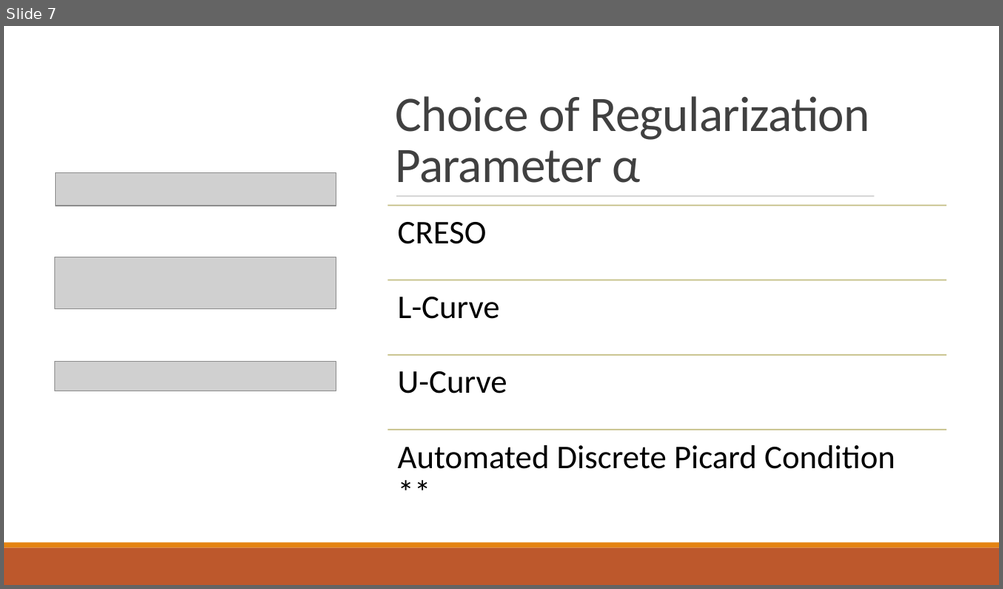
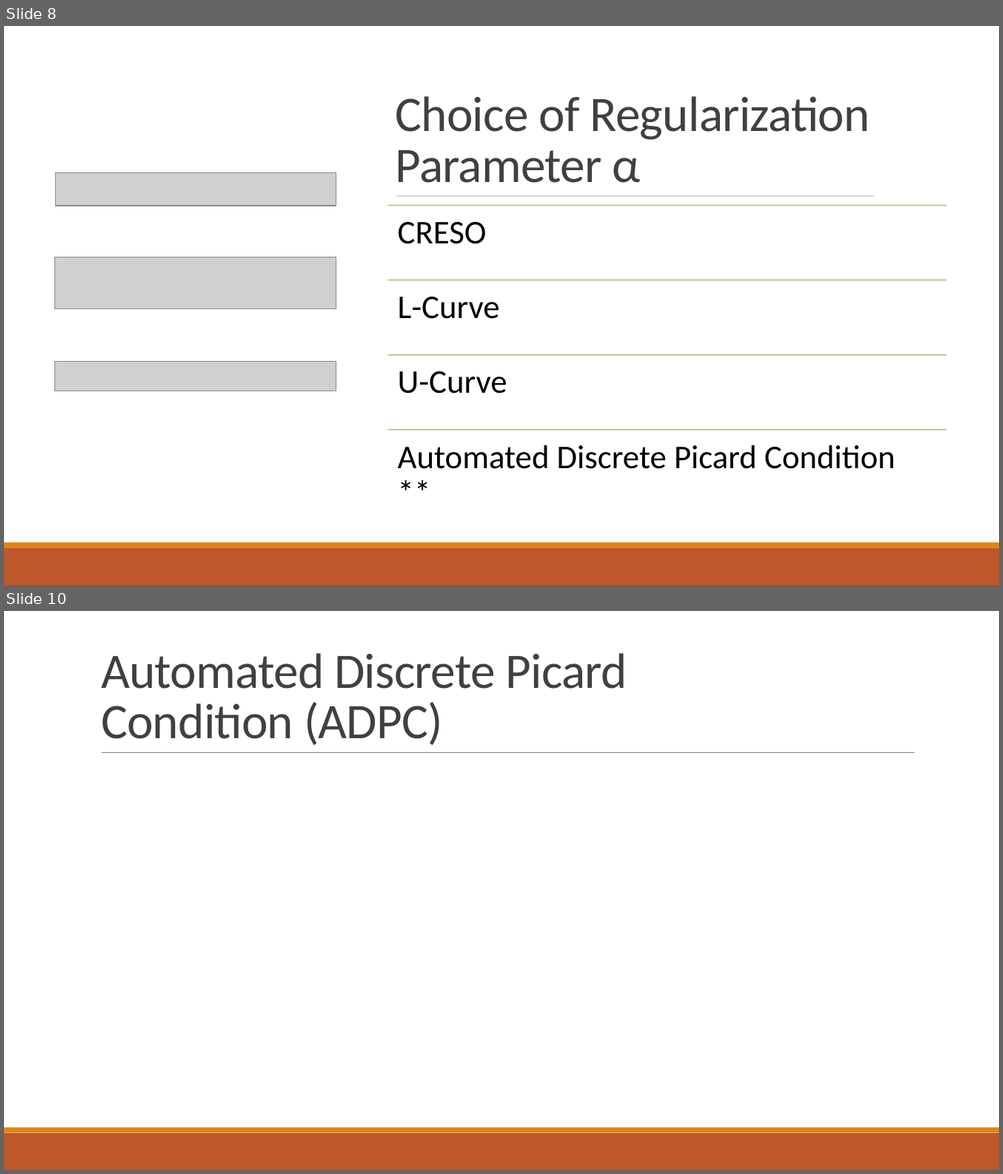
Before and after one commit to kutay-ugurlu/Tikhonov-Regularization-Parameter-Selection-ECGI, a slide deck: Presentation.pptx. Shown one above the other, each under a label of ours: slide 7 before the commit, slides 8 and 10 after it; the slides between them are not shown. The pictures are 1003x589 and 1003x1174 pixels, drawn with LibreOffice and Linux fonts; fonts in the diff are those of the drawing; grey boxes stand for pictures. Boxes give left, top, right and bottom in pixels: in the first picture for what was removed or moved away, otherwise in the second. Text is boxed around its words. In the diff, an @@ line names an element or a change of style, - is before the commit and + after.

```diff
--- a/Presentation.pptx
+++ b/Presentation.pptx
@@ slide 10 added at box(4, 611, 999, 1170), background #FFFFFF @@
@@ title added at box(101, 653, 626, 745), 48 pt, text #404040 @@
+Automated Discrete Picard
+Condition (ADPC)
@@ line added from (102, 753) to (915, 753), #808080 0.5 pt @@
@@ rectangle added at box(4, 1133, 999, 1170), fill #BD582C @@
@@ rectangle added at box(4, 1128, 999, 1133), fill #E48312 @@
@@ what was slide 7 is now slide 8 @@
```
Also in this commit, not shown: 2 slides changed, 3 other slides added, 1 other file.
